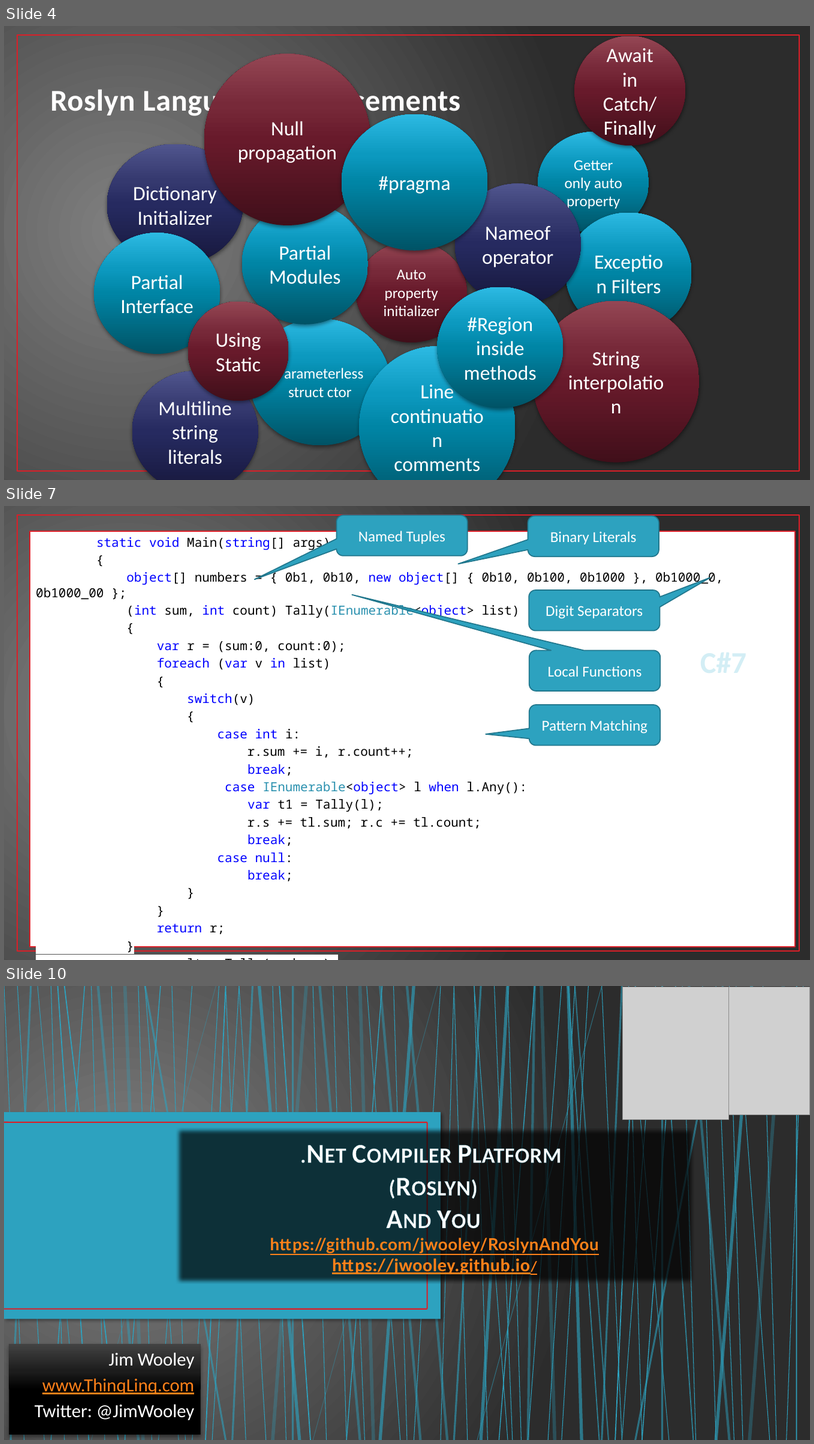
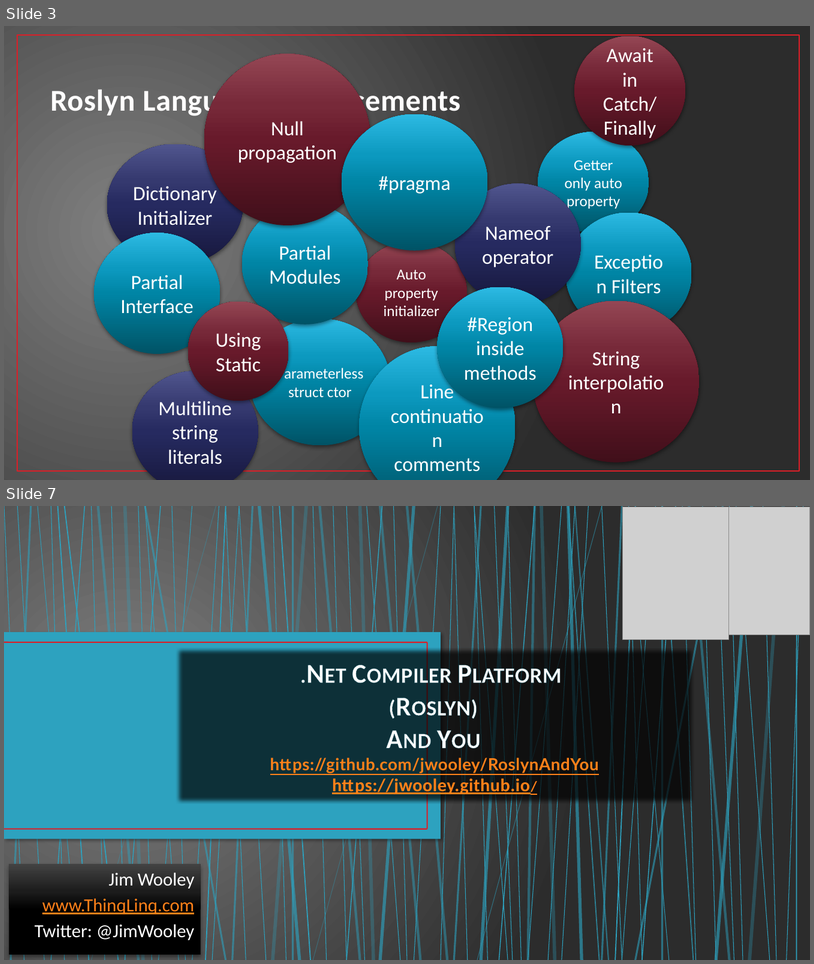
Before and after one commit to jwooley/RoslynAndYou, a slide deck: CSPastPresentFuture.pptx. Shown one above the other, each under a label of ours: slides 4, 7 and 10 before the commit, slides 3 and 7 after it; the slides between them are not shown. The pictures are 814x1444 and 814x964 pixels, drawn with LibreOffice and Linux fonts; fonts in the diff are those of the drawing; grey boxes stand for pictures; background and template pictures are left out. Boxes give left, top, right and bottom in pixels: in the first picture for what was removed or moved away, otherwise in the second. Text is boxed around its words. In the diff, an @@ line names an element or a change of style, - is before the commit and + after.

```diff
--- a/CSPastPresentFuture.pptx
+++ b/CSPastPresentFuture.pptx
@@ slide 7 removed at [4, 506, 810, 960], background gradient #808080 to #2C2C2C; not listed: 1 template element that a slide beside it also shows @@
@@ rounded speech box removed at [337, 515, 468, 556] @@
-Named Tuples
@@ rounded speech box removed at [528, 516, 660, 557] @@
-Binary Literals
@@ text removed at [30, 531, 796, 947] @@
-static void Main(string[] args)
-{
-object[] numbers = { 0b1, 0b10, new object[] { 0b10, 0b100, 0b1000 }, 0b1000_0, 0b1000_00 };
-(int sum, int count) Tally(IEnumerable<object> list)
-{
-var r = (sum:0, count:0);
-foreach (var v in list)
-{
-switch(v)
-{
-case int i:
-r.sum += i, r.count++;
-break;
-case IEnumerable<object> l when l.Any():
-var t1 = Tally(l);
-r.s += tl.sum; r.c += tl.count;
-break;
-case null:
-break;
-}
-}
-return r;
-}
-var result = Tally(numbers);
-Console.WriteLine($"Sum: {result.sum} Count: {result.count}");
-}
@@ rounded speech box removed at [529, 590, 660, 631] @@
-Digit Separators
@@ rounded speech box removed at [530, 651, 661, 691] @@
-Local Functions
@@ rounded speech box removed at [530, 705, 661, 745] @@
-Pattern Matching
@@ what was slide 4 is now slide 3 @@
@@ what was slide 10 is now slide 7 @@
```
Also in this commit, not shown: 3 slides changed, 1 slide added, 3 other slides removed.
